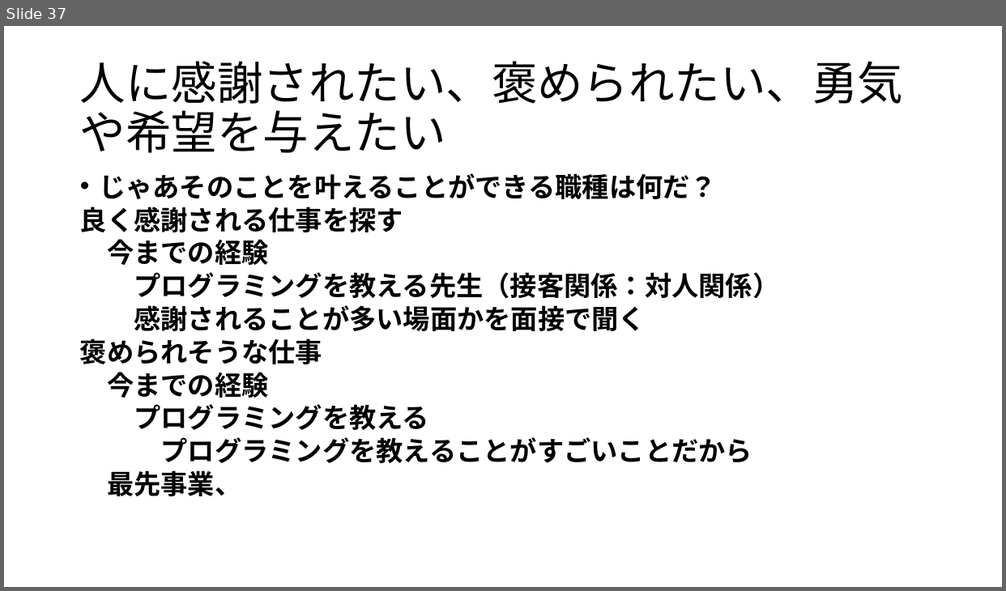
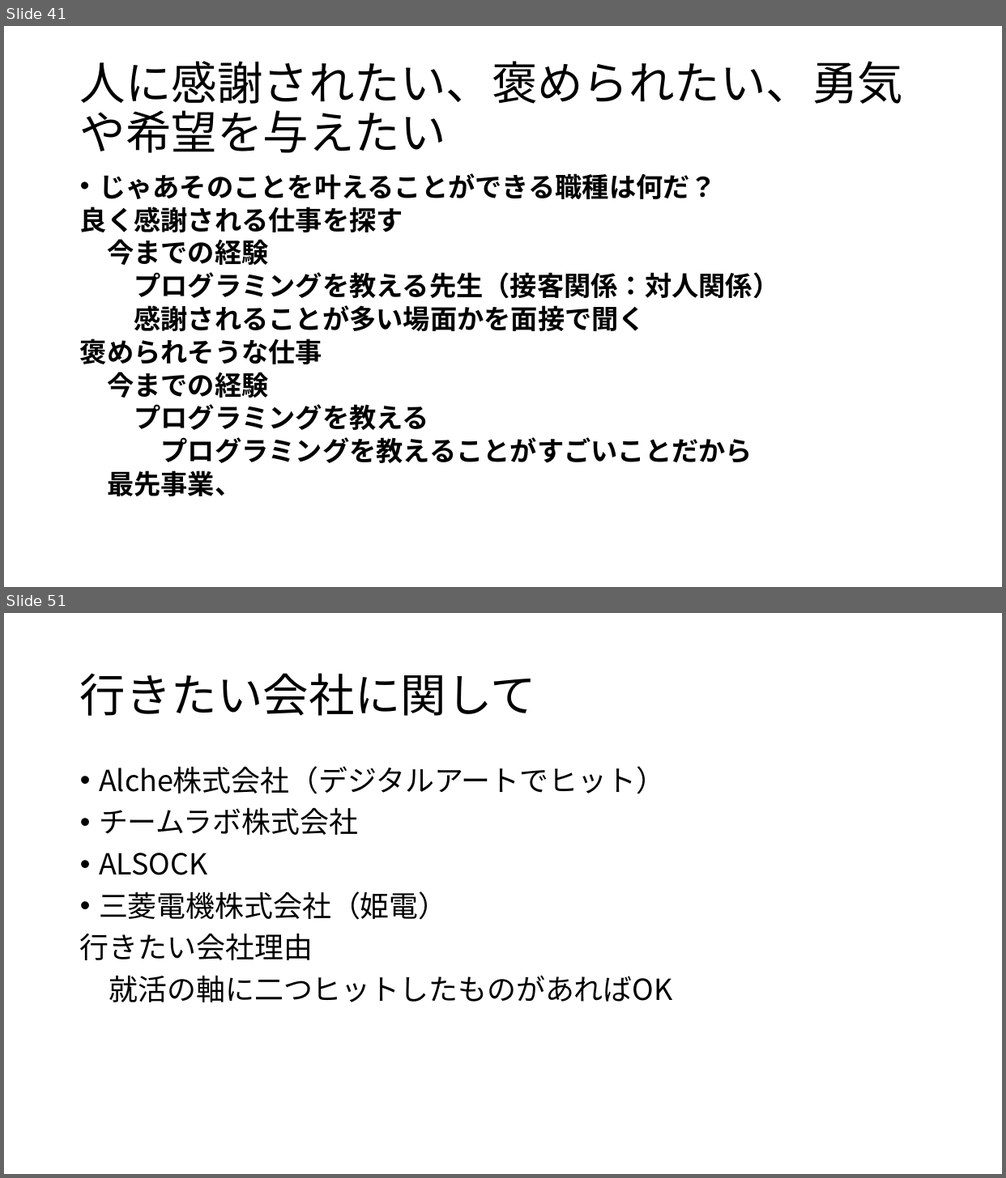
Before and after one commit to yamada4649/tibakoudai_2023, a slide deck: 就活関係/自己分析/就活（自己分析）.pptx. Shown one above the other, each under a label of ours: slide 37 before the commit, slides 41 and 51 after it; the slides between them are not shown. The pictures are 1006x591 and 1006x1178 pixels, drawn with LibreOffice and Linux fonts; fonts in the diff are those of the drawing. Boxes give left, top, right and bottom in pixels: in the first picture for what was removed or moved away, otherwise in the second. Text is boxed around its words. In the diff, an @@ line names an element or a change of style, - is before the commit and + after.

```diff
--- a/就活関係/自己分析/就活（自己分析）.pptx
+++ b/就活関係/自己分析/就活（自己分析）.pptx
@@ slide 51 added at box(4, 613, 1002, 1174), background #FFFFFF @@
@@ title added at box(80, 673, 536, 716), 44 pt, text #000000 @@
+行きたい会社に関して
@@ text added at box(80, 766, 673, 1003), 28 pt, text #000000 @@
+• Alche株式会社（デジタルアートでヒット）
+• チームラボ株式会社
+• ALSOCK
+• 三菱電機株式会社（姫電）
+行きたい会社理由
+就活の軸に二つヒットしたものがあればOK
@@ what was slide 37 is now slide 41 @@
```
Also in this commit, not shown: 2 slides changed, 13 other slides added, 39 other files.
